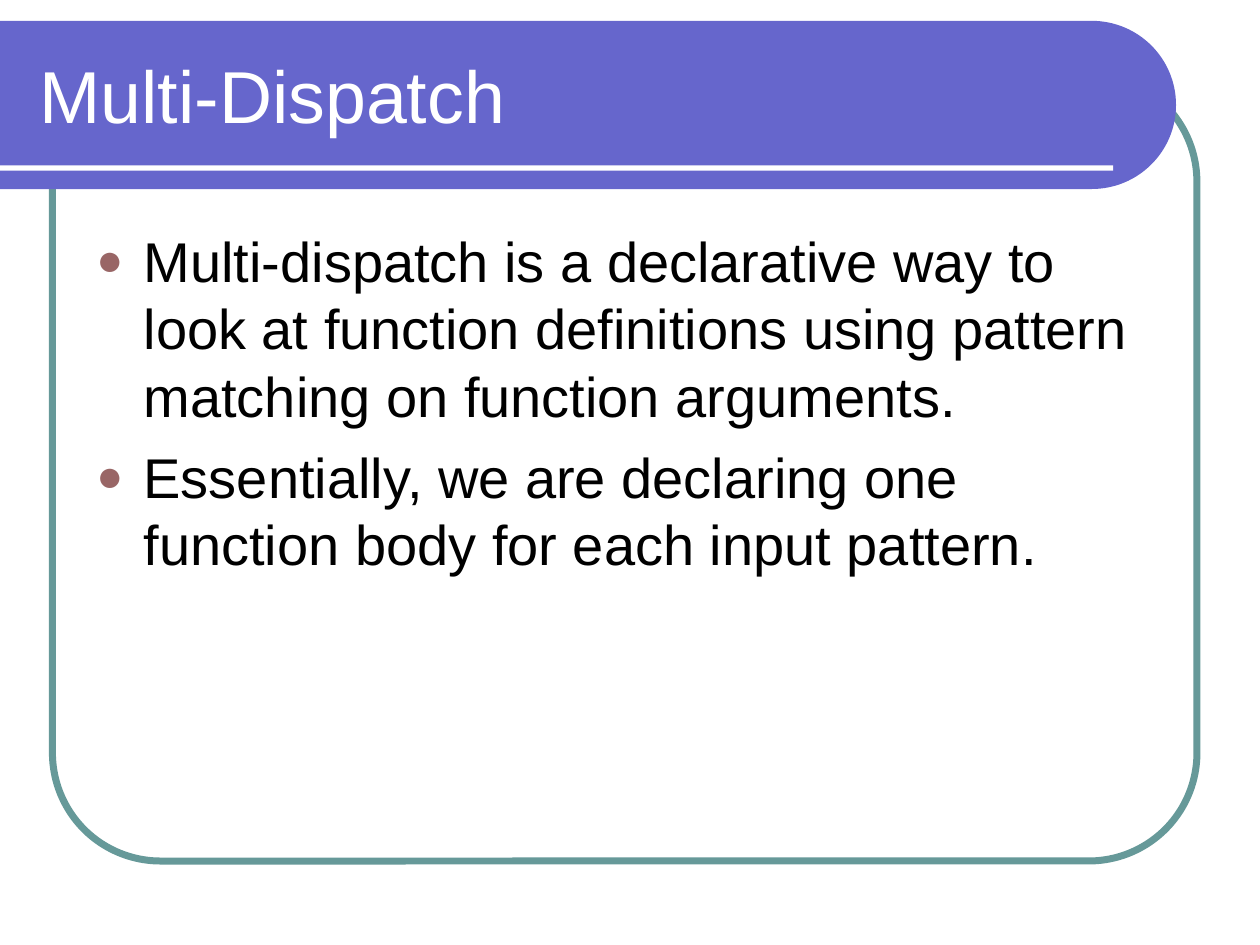
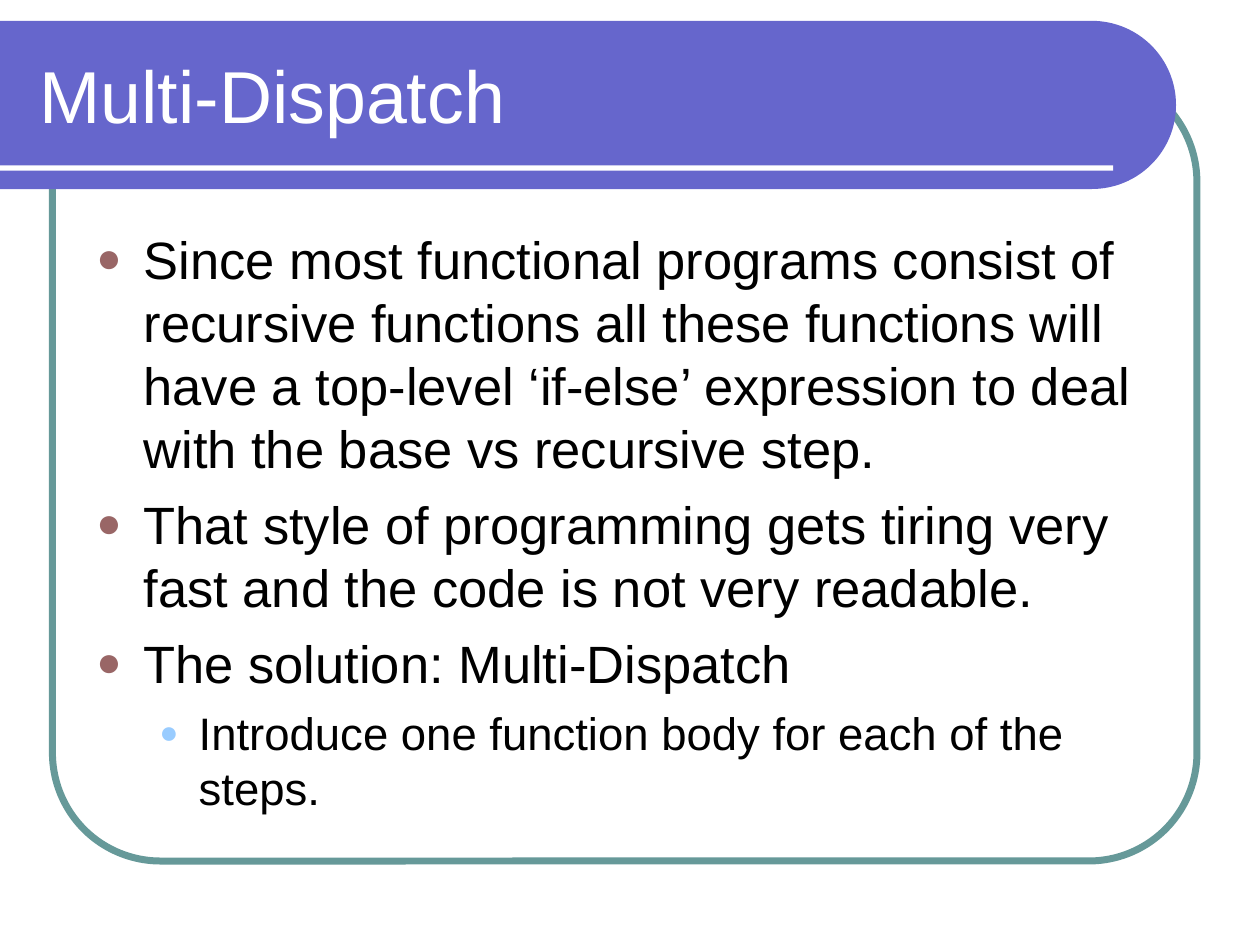
Before and after one commit to lutzhamel/CSC301, a slide deck: slide 8 of notes/csc301-ln013.ppt (slide 15 before the commit). Drawn at 1260x945 pixels with LibreOffice and Linux fonts; fonts in the diff are those of the drawing. Boxes give left, top, right and bottom in pixels: in the first picture for what was removed or moved away, otherwise in the second. Text is boxed around its words. In the diff, an @@ line names an element or a change of style, - is before the commit and + after.

```diff
--- a/notes/csc301-ln013.ppt
+++ b/notes/csc301-ln013.ppt
@@ text at [144, 241, 1130, 814]: text changed; size 32 to 30 pt @@
-● Multi-dispatch is a declarative way to look at function definitions using pattern matching on function arguments.
-● Essentially, we are declaring one function body for each input pattern.
+● Since most functional programs consist of recursive functions all these functions will have a top-level ‘if-else’ expression to deal with the base vs recursive step.
+● That style of programming gets tiring very fast and the code is not very readable.
+● The solution: Multi-Dispatch
+  ● Introduce one function body for each of the steps.
```
Also in this commit, not shown: 1 other slide changed, 11 slides added, 18 slides removed, 28 other files.
